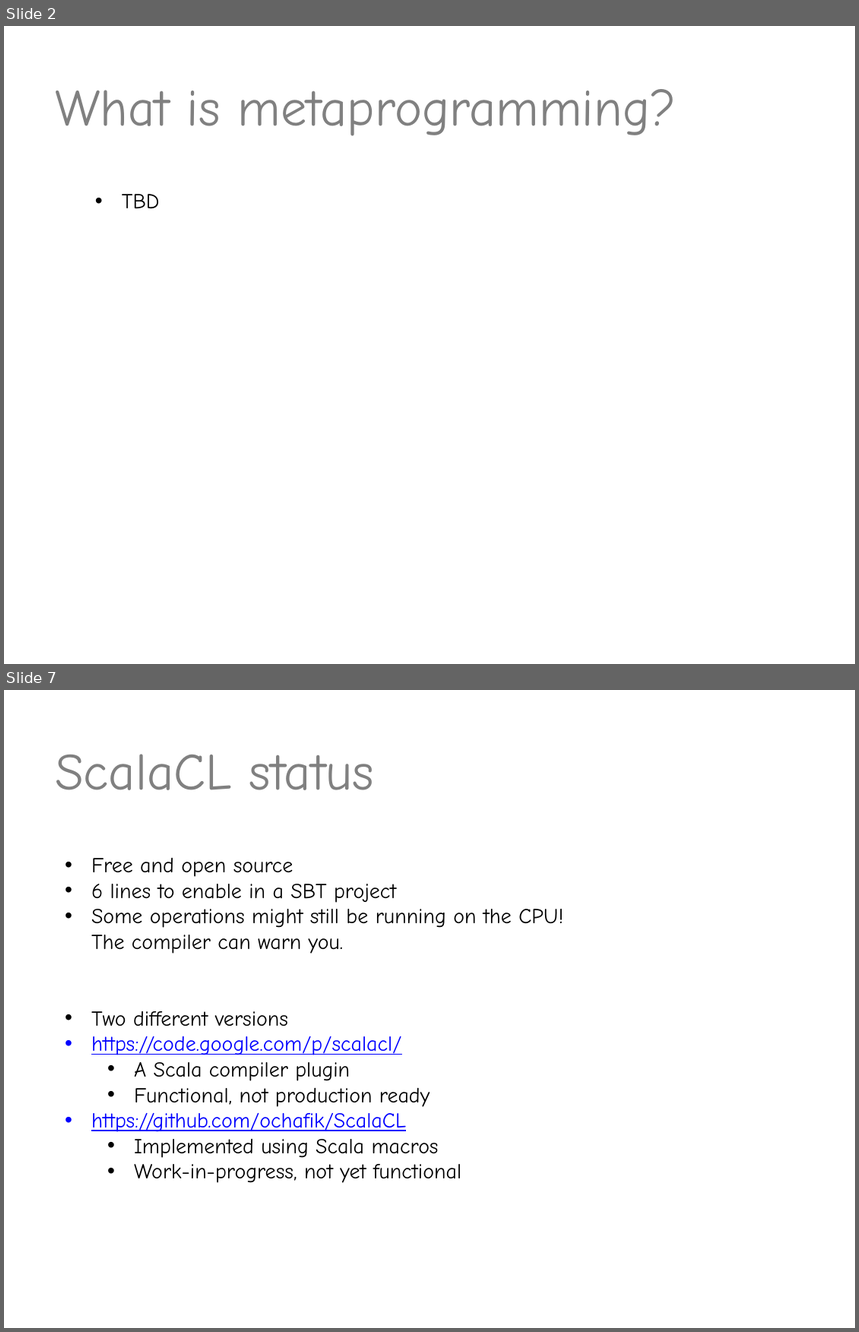
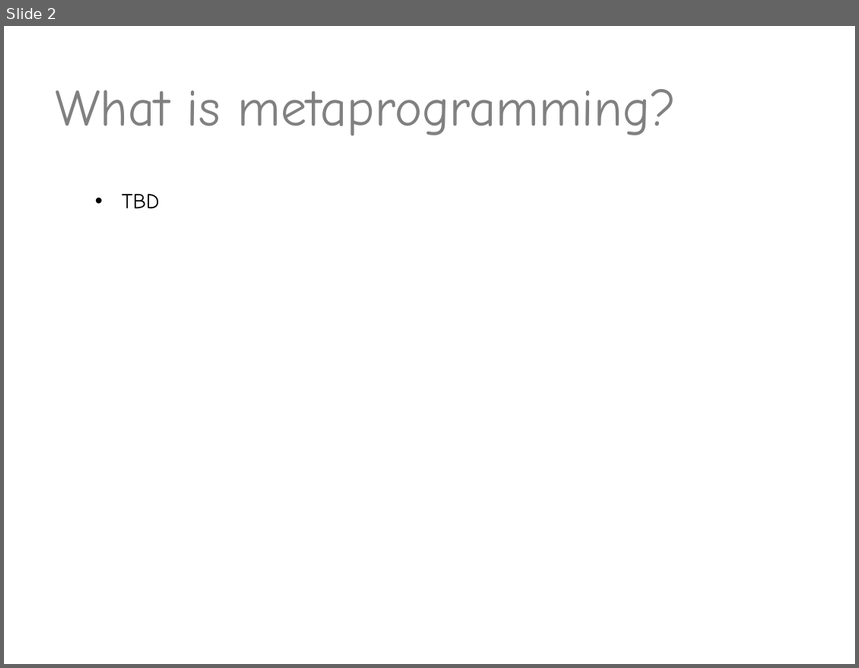
Before and after one commit to valdisxp1/scala-metaprograming-fun, a slide deck: Scala_metaprogramming.pptx. Shown one above the other, each under a label of ours: slides 2 and 7 before the commit, slide 2 after it; the slides between them are not shown. The pictures are 859x1332 and 859x668 pixels, drawn with LibreOffice and Linux fonts; fonts in the diff are those of the drawing. Boxes give left, top, right and bottom in pixels: in the first picture for what was removed or moved away, otherwise in the second. Text is boxed around its words. In the diff, an @@ line names an element or a change of style, - is before the commit and + after.

```diff
--- a/Scala_metaprogramming.pptx
+++ b/Scala_metaprogramming.pptx
@@ slide 7 removed at [4, 690, 855, 1328], background #FFFFFF @@
@@ title removed at [55, 754, 374, 790] @@
-ScalaCL status
@@ text removed at [91, 858, 563, 1183] @@
-• Free and open source
-• 6 lines to enable in a SBT project
-• Some operations might still be running on the CPU! The compiler can warn you.
-• Two different versions
-• https://code.google.com/p/scalacl/
-  • A Scala compiler plugin
-  • Functional, not production ready
-• https://github.com/ochafik/ScalaCL
-  • Implemented using Scala macros
-  • Work-in-progress, not yet functional
```
Also in this commit, not shown: 2 slides changed, 1 slide added, 8 other slides removed.
